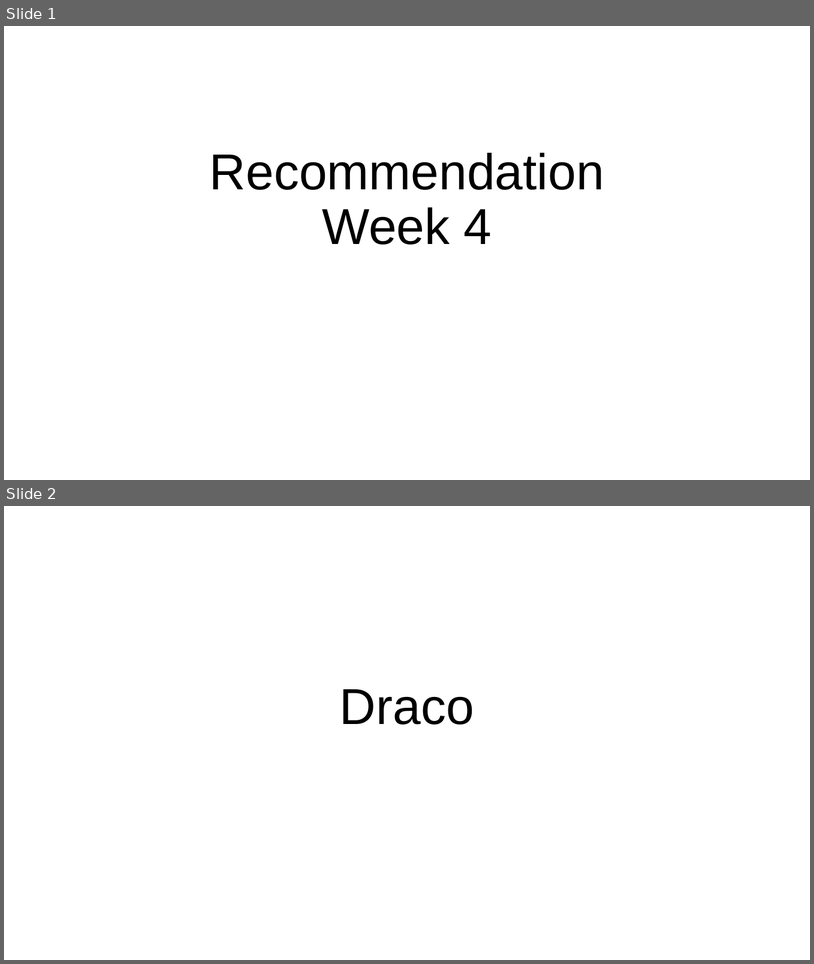
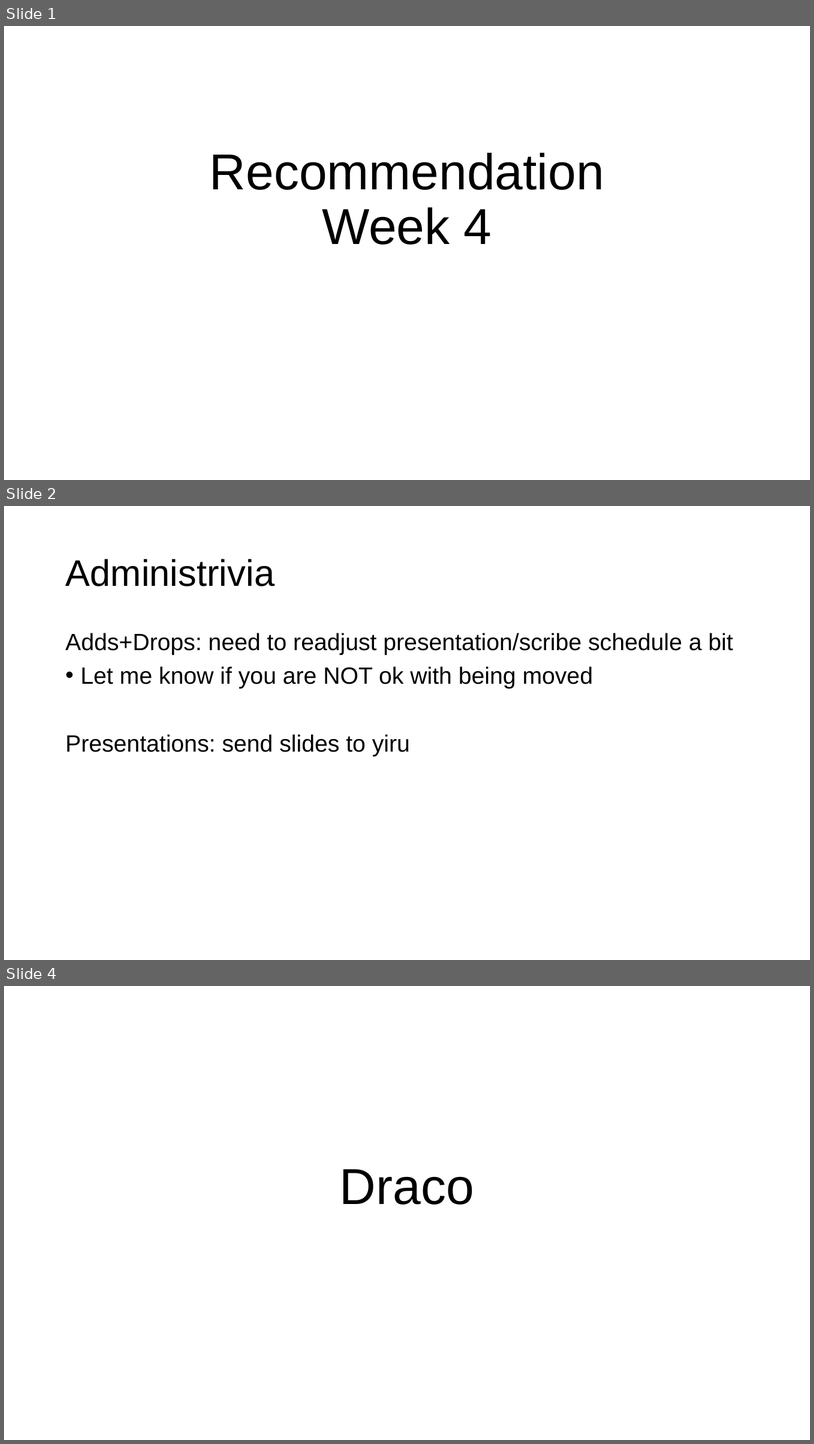
Before and after one commit to columbiaviz/columbiaviz.github.io, a slide deck: 2020s_w6998/lecs/04_rec.pptx. Shown one above the other, each under a label of ours: slides 1 and 2 before the commit, slides 1, 2 and 4 after it; the slides between them are not shown. The pictures are 814x964 and 814x1444 pixels, drawn with LibreOffice and Linux fonts; fonts in the diff are those of the drawing. Boxes give left, top, right and bottom in pixels: in the first picture for what was removed or moved away, otherwise in the second. Text is boxed around its words. In the diff, an @@ line names an element or a change of style, - is before the commit and + after.

```diff
--- a/2020s_w6998/lecs/04_rec.pptx
+++ b/2020s_w6998/lecs/04_rec.pptx
@@ slide 2 added at [4, 506, 810, 960], background #FFFFFF @@
@@ title added at [65, 559, 275, 586], 44 pt, text #000000 @@
+Administrivia
@@ text added at [65, 633, 733, 756], 28 pt, text #000000 @@
+Adds+Drops: need to readjust presentation/scribe schedule a bit
+• Let me know if you are NOT ok with being moved
+Presentations: send slides to yiru
@@ what was slide 2 is now slide 4 @@
```
Also in this commit, not shown: 1 other slide added, 1 other file.
